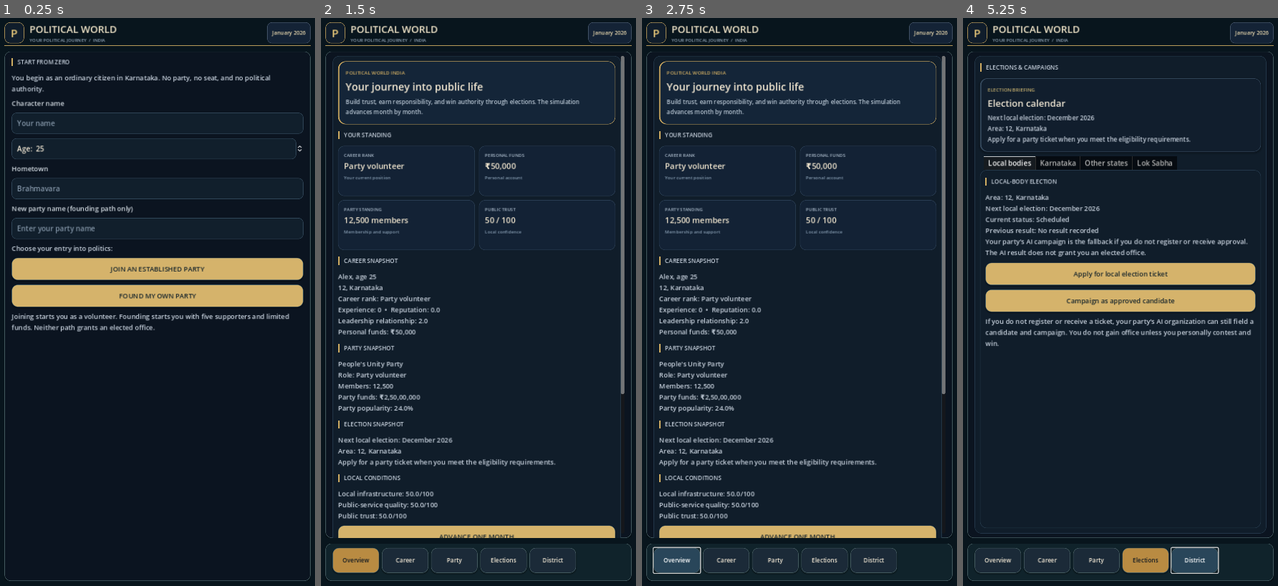
Above: before the commit, frames 1-4 (left to right).
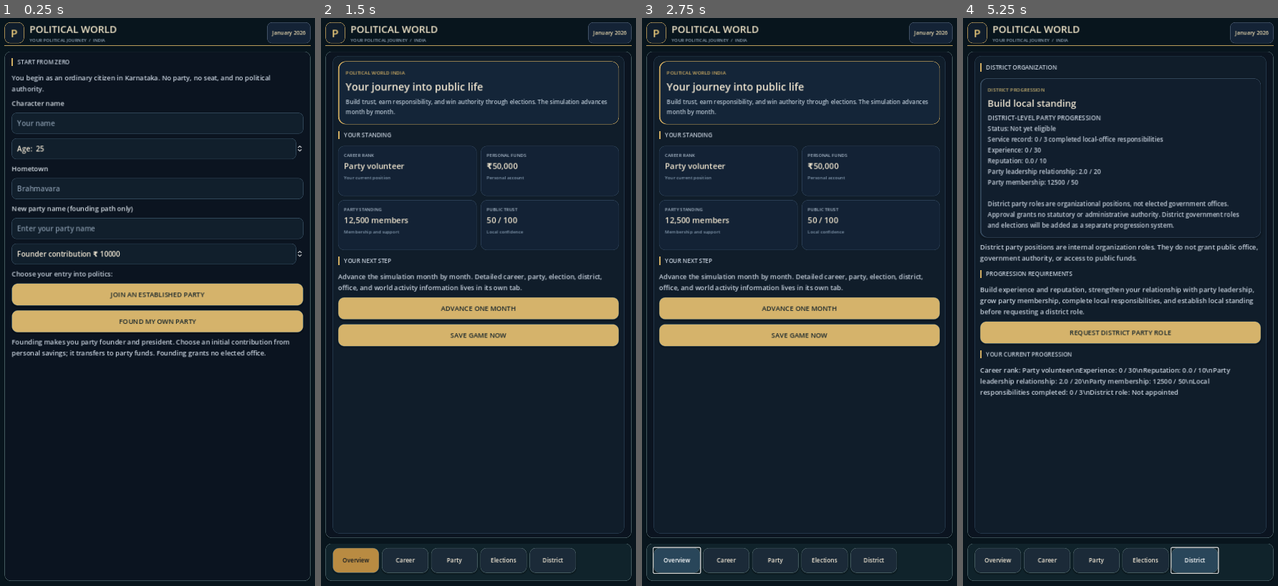
Above: after the commit, the same moments.

Repository: dhanushpoojary9740-boop/political-world
Game: Godot game, scene res://main.tscn
Two runs of this game, one before a commit and one after it. Both use one fixed random seed, a clock stepped at 60 frames per second and the inputs below.
Inputs (mouse positions are in pixels of both pictures, inside the frame that each line leads up to):
- Up to frame 1 (0.25 s): no input
- Up to frame 2 (1.5 s): click (478, 125) at 0.52 s; type "Alex" at 0.6 s; click (478, 188) at 0.75 s; type "12" at 0.83 s; click (478, 228) at 0.98 s; type "Alex" at 1.07 s; click "JOIN AN ESTABLISHED PARTY" at 1.25 s
- Up to frame 3 (2.75 s): click "Overview" at 2 s
- Up to frame 4 (5.25 s): click "Career" at 2.75 s; click "Party" at 3.5 s; click "Elections" at 4.25 s; click "District" at 5 s

The runs differ from the first frame. In frame 1, 9.6% of the frame differs, in the area x 3-97%, y 39-60%; in frame 2, 14%; in frame 3, 14%; in frame 4, 20%, in the area x 5-95%, y 8-98%.

Commit message:
feat: make player founding president and party funder

Diff:
--- a/scripts/main.gd
+++ b/scripts/main.gd
@@ -12,7 +12,9 @@
 var office_tab: VBoxContainer
 var office_label: Label
 var office_log_list: VBoxContainer
+var office_case_filter: String = "ALL"
 var office_mission_list: VBoxContainer
+var office_action_feedback: Label
 var district_label: Label
 var career_page_summary: Label
 var party_page_summary: Label
@@ -23,6 +25,7 @@
 var age_input: SpinBox
 var city_input: LineEdit
 var party_name_input: LineEdit
+var party_founder_contribution_input: SpinBox
 var setup_box: VBoxContainer
 var dashboard_box: TabContainer
 var main_tab_bar: ScrollContainer
@@ -251,6 +254,8 @@
 func _select_main_tab(index: int) -> void:
 	if not is_instance_valid(dashboard_box):
 		return
+	if index < 0 or index >= dashboard_box.get_tab_count():
+		return
 	if index == 5 and not world.has_elected_office:
 		return
 	dashboard_box.current_tab = index
@@ -279,31 +284,30 @@
 	setup_box.add_child(age_input)
 	city_input = _add_line_input(setup_box, "Hometown", "Brahmavara")
 	party_name_input = _add_line_input(setup_box, "New party name (founding path only)", "Enter your party name")
+	party_founder_contribution_input = SpinBox.new()
+	party_founder_contribution_input.name = "FounderInitialContribution"
+	party_founder_contribution_input.min_value = 0
+	party_founder_contribution_input.max_value = 50000
+	party_founder_contribution_input.step = 1000
+	party_founder_contribution_input.value = 10000
+	party_founder_contribution_input.prefix = "Founder contribution ₹"
+	party_founder_contribution_input.tooltip_text = "Transferred from your personal savings into the party treasury when founding."
+	setup_box.add_child(party_founder_contribution_input)
 
 	_add_body(setup_box, "Choose your entry into politics:")
 	_add_button(setup_box, "JOIN AN ESTABLISHED PARTY", _on_join_party)
 	_add_button(setup_box, "FOUND MY OWN PARTY", _on_found_party)
-	_add_body(setup_box, "Joining starts you as a volunteer. Founding starts you with five supporters and limited funds. Neither path grants an elected office.")
+	_add_body(setup_box, "Founding makes you party founder and president. Choose an initial contribution from personal savings; it transfers to party funds. Founding grants no elected office.")
 
 func _build_dashboard() -> void:
 	var overview := _new_tab(dashboard_box, "Overview")
 	_add_dashboard_hero(overview)
 	_add_section_title(overview, "YOUR STANDING")
 	_add_overview_metrics(overview)
-	_add_section_title(overview, "CAREER SNAPSHOT")
-	career_label = _add_body(overview, "")
-	_add_section_title(overview, "PARTY SNAPSHOT")
-	party_label = _add_body(overview, "")
-	_add_section_title(overview, "ELECTION SNAPSHOT")
-	election_label = _add_body(overview, "")
-	_add_section_title(overview, "LOCAL CONDITIONS")
-	conditions_label = _add_body(overview, "")
+	_add_section_title(overview, "YOUR NEXT STEP")
+	_add_body(overview, "Advance the simulation month by month. Detailed career, party, election, district, office, and world activity information lives in its own tab.")
 	_add_button(overview, "ADVANCE ONE MONTH", _on_advance_month)
 	_add_button(overview, "SAVE GAME NOW", _on_save_game)
-	_add_section_title(overview, "WORLD POLITICS")
-	world_politics_label = _add_body(overview, "India-wide political simulation will initialize with your career.")
-	_add_section_title(overview, "WORLD REPORT")
-	report_label = _add_body(overview, "Your political journey is ready to begin.")
 
 	var career_page := _new_tab(dashboard_box, "Career")
 	_add_section_title(career_page, "POLITICAL CAREER")
@@ -406,6 +410,56 @@
 	var national_elections := _new_tab(election_tabs, "Lok Sabha")
 	_add_section_title(national_elections, "LOK SABHA ELECTION")
 	election_detail_labels["national"] = _add_body(national_elections, "")
+
+
+
+	# District progression is an internal party path, not government authority.
+	var district_page := _new_tab(dashboard_box, "District")
+	_add_section_title(district_page, "DISTRICT ORGANIZATION")
+	district_label = _add_page_summary(district_page, "DISTRICT PROGRESSION", "Build local standing", "Your district progression appears here.")
+	_add_body(district_page, "District party positions are internal organization roles. They do not grant public office, government authority, or access to public funds.")
+	_add_section_title(district_page, "PROGRESSION REQUIREMENTS")
+	_add_body(district_page, "Build experience and reputation, strengthen your relationship with party leadership, grow party membership, complete local responsibilities, and establish local standing before requesting a district role.")
+	_add_button(district_page, "REQUEST DISTRICT PARTY ROLE", _on_request_district_role)
+	_add_section_title(district_page, "YOUR CURRENT PROGRESSION")
+	var district_details := _add_body(district_page, "")
+	district_details.name = "DistrictProgressDetails"
+
+	# The Office page is available only after the player personally wins office.
+	office_tab = _new_tab(dashboard_box, "Office")
+	office_tab.visible = false
+	_add_section_title(office_tab, "YOUR ELECTED OFFICE")
+	office_label = _add_page_summary(office_tab, "REPRESENTATIVE BRIEFING", "Constituency responsibilities", "Win an election personally to unlock this page.")
+	_add_body(office_tab, "You may represent residents and submit requests or proposals. Councils, civil servants, and competent departments retain their legal powers and operational duties.")
+	_add_section_title(office_tab, "OFFICIAL ACTIONS")
+	_add_office_action_card(office_tab, "Submit a development proposal", "File a proposal for council review. Approval and implementation are handled by the competent authorities.", "SUBMIT PROPOSAL", _on_submit_office_proposal)
+	_add_office_action_card(office_tab, "Raise a public-service issue", "Refer a local service concern to the responsible department for follow-up.", "RAISE ISSUE", _on_raise_constituency_issue)
+	office_action_feedback = _add_body(office_tab, "Action results will appear here after you submit a proposal or raise an issue.")
+	office_action_feedback.name = "OfficeActionFeedback"
+	office_action_feedback.add_theme_color_override("font_color", Color("#e7bd62"))
+	_add_section_title(office_tab, "MONTHLY RESPONSIBILITIES")
+	office_mission_list = VBoxContainer.new()
+	office_mission_list.add_theme_constant_override("separation", 8)
+	office_tab.add_child(office_mission_list)
+	_add_section_title(office_tab, "OFFICE CASE REGISTER")
+	_add_body(office_tab, "Review submitted matters by category. Statuses are updated by the existing council and departmental simulation.")
+	var case_filter_row := HBoxContainer.new()
+	case_filter_row.add_theme_constant_override("separation", 6)
+	office_tab.add_child(case_filter_row)
+	_add_case_filter_button(case_filter_row, "ALL", "ALL")
+	_add_case_filter_button(case_filter_row, "PROPOSALS", "OFFICIAL REPRESENTATION")
+	_add_case_filter_button(case_filter_row, "PUBLIC ISSUES", "PUBLIC SERVICE FOLLOW-UP")
+	_add_case_filter_button(case_filter_row, "COMPLETED", "MONTHLY RESPONSIBILITY")
+	office_log_list = VBoxContainer.new()
+	office_log_list.add_theme_constant_override("separation", 8)
+	office_tab.add_child(office_log_list)
+
+	var reports_page := _new_tab(dashboard_box, "Reports")
+	_add_section_title(reports_page, "WORLD POLITICS")
+	world_politics_label = _add_body(reports_page, "India-wide political simulation will initialize with your career.")
+	_add_section_title(reports_page, "WORLD & ACTIVITY REPORT")
+	report_label = _add_body(reports_page, "Your political journey is ready to begin.")
+
 
 	_configure_touch_scroll_passthrough(overview)
 
@@ -676,6 +730,22 @@
 		# their newly-created descendants each time.
 		_configure_touch_scroll_passthrough(card)
 
+func _add_case_filter_button(parent: HBoxContainer, button_text: String, filter_value: String) -> void:
+	var button := Button.new()
+	button.text = button_text
+	button.size_flags_horizontal = Control.SIZE_EXPAND_FILL
+	button.custom_minimum_size = Vector2(0, 44)
+	button.add_theme_font_size_override("font_size", 11)
+	button.add_theme_color_override("font_color", Color("#f4ead6"))
+	button.add_theme_stylebox_override("normal", _button_style("#203345"))
+	button.add_theme_stylebox_override("hover", _button_style("#2b465b"))
+	button.pressed.connect(_set_office_case_filter.bind(filter_value))
+	parent.add_child(button)
+
+func _set_office_case_filter(filter_value: String) -> void:
+	office_case_filter = filter_value
+	_refresh_office_log()
+
 func _refresh_office_log() -> void:
 	if not is_instance_valid(office_log_list):
 		return
@@ -705,17 +775,46 @@
 			"location": str(mission.get("location", world.local_election_area())),
 			"status": str(mission.get("status", "Completed"))
 		})
-	if entries.is_empty():
-		_add_info_card(office_log_list, "No matters filed yet", "Submitted representations, service referrals, and official responses will be recorded here.", "READY")
-		return
-	var start_index := maxi(0, entries.size() - 16)
-	for i in range(start_index, entries.size()):
-		var entry: Dictionary = entries[i]
+	var filtered_entries: Array[Dictionary] = []
+	for entry_value in entries:
+		var entry: Dictionary = entry_value
+		if office_case_filter == "ALL" or str(entry.get("kind", "")) == office_case_filter:
+			filtered_entries.append(entry)
+	if filtered_entries.is_empty():
+		_add_info_card(office_log_list, "No cases in this section", "New submissions and completed responsibilities will appear here when available.", "EMPTY REGISTER")
+		return
+	var start_index := maxi(0, filtered_entries.size() - 16)
+	for i in range(start_index, filtered_entries.size()):
+		var entry: Dictionary = filtered_entries[i]
 		var detail_text := "%s\n%s" % [str(entry["department"]), str(entry["location"])]
 		_add_info_card(office_log_list, str(entry["title"]), detail_text, "%s  •  %s" % [str(entry["kind"]), str(entry["status"]).to_upper()])
 
 func _on_complete_office_mission(mission_id: int) -> void:
 	report_label.text = "\n".join(PackedStringArray(world.complete_office_mission(mission_id)))
+	_refresh()
+	_save_progress()
+
+func _on_request_district_role() -> void:
+	world.request_district_party_role()
+	report_label.text = "\\n".join(PackedStringArray(world.notifications))
+	_refresh()
+	_save_progress()
+
+func _on_submit_office_proposal() -> void:
+	world.submit_office_proposal()
+	var result_text := str(world.notifications.back()) if not world.notifications.is_empty() else "Proposal action completed."
+	if is_instance_valid(office_action_feedback):
+		office_action_feedback.text = result_text
+	report_label.text = result_text
+	_refresh()
+	_save_progress()
+
+func _on_raise_constituency_issue() -> void:
+	world.raise_constituency_issue()
+	var result_text := str(world.notifications.back()) if not world.notifications.is_empty() else "Issue action completed."
+	if is_instance_valid(office_action_feedback):
+		office_action_feedback.text = result_text
+	report_label.text = result_text
 	_refresh()
 	_save_progress()
 
@@ -807,7 +906,7 @@
 	_after_start(started)
 
 func _on_found_party() -> void:
-	var started: bool = world.start_career(name_input.text, int(age_input.value), city_input.text, "found", party_name_input.text)
+	var started: bool = world.start_career(name_input.text, int(age_input.value), city_input.text, "found", party_name_input.text, int(party_founder_contribution_input.value))
 	_after_start(started)
 
 func _after_start(started: bool) -> void:
@@ -845,19 +944,15 @@
 	date_label.text = world.date_label()
 	if world.career_started:
 		_refresh_overview_metrics()
-		career_label.text = world.career_summary()
 		if is_instance_valid(career_page_summary):
 			career_page_summary.text = world.career_summary()
-		party_label.text = world.party_summary()
 		if is_instance_valid(party_page_summary):
 			party_page_summary.text = world.party_summary()
 		finance_label.text = world.finance_summary()
 		_refresh_party_members()
-		election_label.text = world.election_summary()
 		if is_instance_valid(election_page_summary):
 			election_page_summary.text = world.election_summary()
 		_refresh_election_tabs()
-		conditions_label.text = world.local_conditions_summary()
 		if is_instance_valid(world_politics_label):
 			world_politics_label.text = world.world_politics_summary()
 		if is_instance_valid(office_tab):
@@ -866,9 +961,17 @@
 			main_tab_buttons[5].visible = world.has_elected_office
 		if is_instance_valid(district_label):
 			district_label.text = world.district_progression_summary()
+		var district_details := dashboard_box.find_child("DistrictProgressDetails", true, false)
+		if is_instance_valid(district_details) and district_details is Label:
+			district_details.text = "Career rank: %s\\nExperience: %d / 30\\nReputation: %.1f / 10\\nParty leadership relationship: %.1f / 20\\nParty membership: %d / 50\\nLocal responsibilities completed: %d / 3\\nDistrict role: %s" % [
+				world.career_rank, world.experience, world.reputation, world.local_leader_relationship,
+				int(world.parties.get(world.player_party_id, {}).get("members", 0)),
+				world.district_service_record,
+				world.district_party_role if world.district_role_approved else ("Application pending" if world.district_role_application_pending else "Not appointed")
+			]
 		if world.has_elected_office:
 			if is_instance_valid(office_label):
-				office_label.text = world.office_summary().replace("\\n", "\n")
+				office_label.text = world.office_summary()
 			_refresh_office_missions()
 			_refresh_office_log()
 
--- a/scripts/world_simulation.gd
+++ b/scripts/world_simulation.gd
@@ -694,7 +694,7 @@
 	var names := ["January", "February", "March", "April", "May", "June", "July", "August", "September", "October", "November", "December"]
 	return names[clampi(value - 1, 0, 11)]
 
-func start_career(name: String, age: int, city: String, path: String, party_name: String = "") -> bool:
+func start_career(name: String, age: int, city: String, path: String, party_name: String = "", founder_contribution: int = 10000) -> bool:
 	var clean_name := name.strip_edges()
 	var clean_city := city.strip_edges()
 	if clean_name.is_empty() or clean_city.is_empty():
@@ -708,6 +708,10 @@
 	var clean_party_name := party_name.strip_edges()
 	if path == "found" and clean_party_name.is_empty():
 		notifications = ["Enter a name for your new political party."]
+		return false
+	var contribution := clampi(founder_contribution, 0, 50000)
+	if path == "found" and contribution > 50000:
+		notifications = ["Your initial party contribution cannot exceed your available starting savings."]
 		return false
 
 	character_name = clean_name
@@ -756,18 +760,25 @@
 	else:
 		party_counter += 1
 		player_party_id = "player_party_%d" % party_counter
+		personal_funds -= contribution
 		parties[player_party_id] = {
 			"name": clean_party_name,
+			"founder_name": character_name,
+			"president_name": character_name,
+			"president_member_id": "founder",
+			"founding_year": year,
+			"founding_month": month,
+			"founder_contribution": contribution,
 			"members": 5,
-			"funds": 25000,
+			"funds": 25000 + contribution,
 			"debt": 0,
 			"popularity": 1.0,
 			"is_player_created": true
 		}
-		player_role = "Party founder"
-		career_rank = "Party founder"
+		player_role = "Founding President"
+		career_rank = "Founding President"
 		local_leader_relationship = 5.0
-		notifications = ["You founded %s with five initial supporters. Founding a party gives you organizational responsibility, not an elected office." % clean_party_name]
+		notifications = ["You founded %s and became its founding president and initial funder. Your ₹%s contribution was transferred from personal savings to party funds. Party leadership grants no elected office." % [clean_party_name, _format_number(contribution)]]
 	_ensure_party_world_presence(player_party_id)
 	_ensure_party_roster(player_party_id)
 	return true
@@ -1419,9 +1430,12 @@
 	if not career_started or player_party_id == "" or not parties.has(player_party_id):
 		return "No party membership\nYou are an ordinary citizen."
 	var party: Dictionary = parties[player_party_id]
-	return "%s\nRole: %s\nMembers: %s\nParty funds: ₹%s\nParty popularity: %.1f%%" % [
-		party["name"], player_role, _format_number(int(party["members"])),
-		_format_number(int(party["funds"])), float(party["popularity"])
+	var leadership := "President: %s" % str(party.get("president_name", "Not assigned"))
+	var founder_line := "Founder: %s" % str(party.get("founder_name", "Not recorded"))
+	var contribution := int(party.get("founder_contribution", 0))
+	return "%s\n%s\n%s\nRole: %s\nMembers: %s\nParty funds: ₹%s\nFounder contribution: ₹%s\nParty popularity: %.1f%%" % [
+		party["name"], founder_line, leadership, player_role, _format_number(int(party["members"])),
+		_format_number(int(party["funds"])), _format_number(contribution), float(party["popularity"])
 	]
 
 func set_karnataka_slate_approved(approved: bool) -> String:
@@ -1640,7 +1654,17 @@
 		var party_record: Dictionary = parties[party_id]
 		if not party_record.has("debt"):
 			party_record["debt"] = 0
+		if bool(party_record.get("is_player_created", false)):
+			if not party_record.has("founder_name"):
+				party_record["founder_name"] = character_name
+			if not party_record.has("president_name"):
+				party_record["president_name"] = character_name if career_rank == "Party founder" else str(party_record.get("founder_name", character_name))
+			if not party_record.has("founder_contribution"):
+				party_record["founder_contribution"] = 0
 		parties[party_id] = party_record
+	if career_path == "found" and career_rank == "Party founder" and not has_elected_office:
+		career_rank = "Founding President"
+		player_role = "Founding President"
 	if has_elected_office and office_missions.is_empty():
 		generate_monthly_office_missions()
 	notifications = ["Saved career loaded."]
